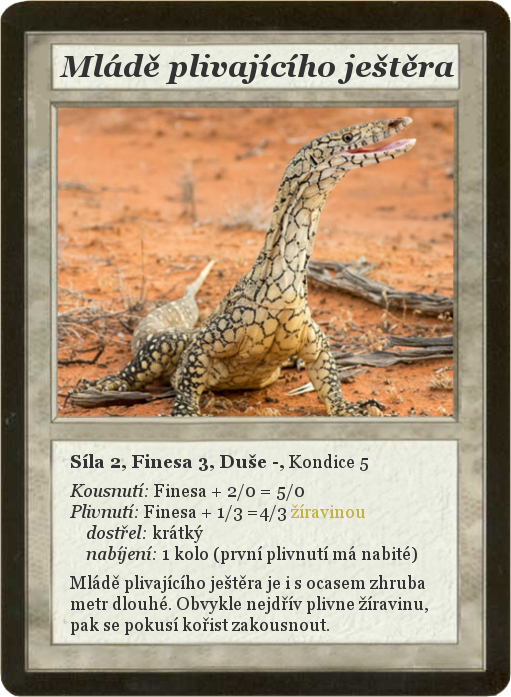
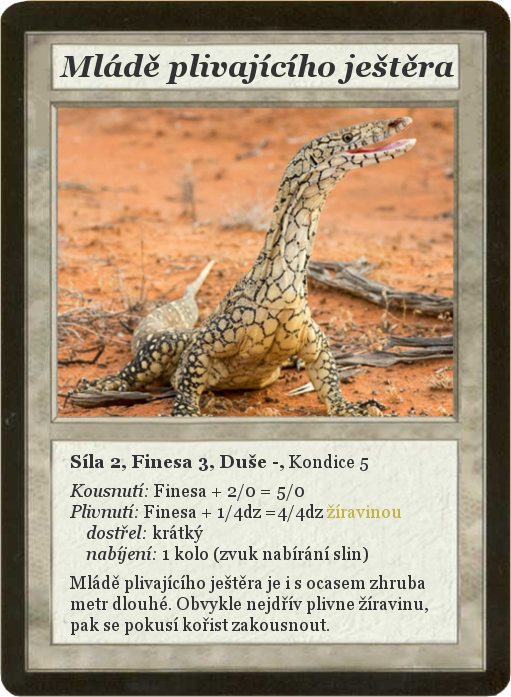
Layered file, before and after one edit (511px x 697px). Changes by layer:
painted on "Síla 2, Finesa 3, Duše -, Kond..." over [220, 504, 417, 564]
